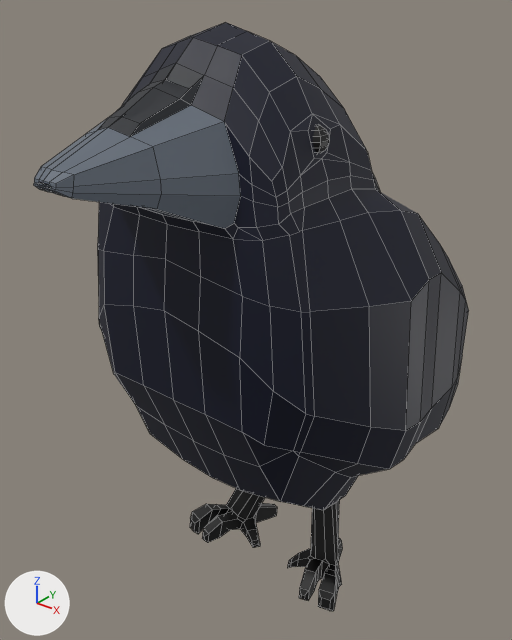
Two versions of the FBX model Gamelab 9LS- URP DA Game/Assets/Quarantine!/Models/Crow_Textured.fbx, one commit apart.
Before and after are seen from a 50 mm camera at (0.779, -3.514, 0.681) aimed at (-0.092, -2.426, 0.006). The axes (+X, +Y, +Z) are drawn at lower left. The lights are the same throughout. Mesh edges are drawn as thin lines. Where no turn or scale is listed for an object, it has been applied to the vertices.
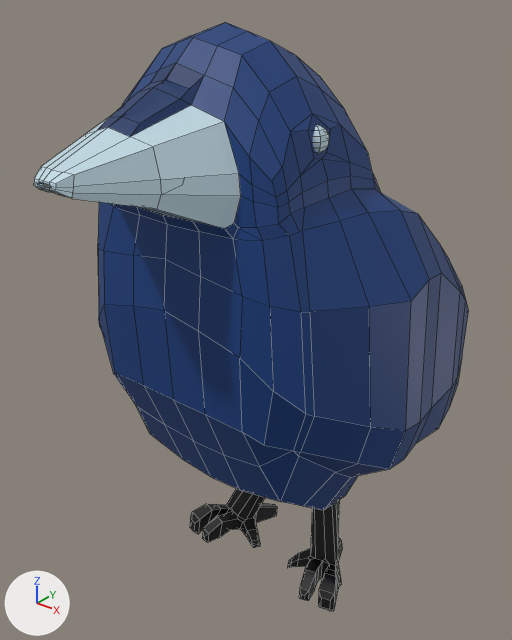
Pixel boxes (x1, y1, x2, y2) of what changed, in the pictures (512 x 640 px; the box of a moved part takes in the faces that stretch with it):
'Plane', recoloured, reshaped (black to blue)
    both: (34, 22, 469, 611)
part 1 of me_plane, moved or reshaped
    both: (153, 122, 241, 196)

Edits to the bpy script that builds the scene:
```text
Change mat_body:
    mat_body.base_color: (0.0, 0.00164, 0.0161) -> (0.00402, 0.0452, 0.202)  # black #000522 -> dark blue #0d3c7c
Change mat_beak:
    mat_beak.base_color: (0.123, 0.147, 0.183) -> (0.546, 0.716, 0.791)  # dark blue #626b77 -> white #c3dce6
Change mat_beakspot:
    mat_beakspot.base_color: (0.0132, 0.0157, 0.0212) -> (0.00308, 0.0299, 0.127)  # black #1e2228 -> dark blue #0a3064
Change mat_black:
    mat_black.base_color: (0.0, 0.0, 0.0) -> (0.546, 0.716, 0.791)  # black #000000 -> white #c3dce6
Change me_plane:
    where me_plane.from_pydata(...)  # 724 vertices, 685 faces; spans x -0.325..0.325, y -0.482..0.779, z -0.596..0.615
    used by ob_plane; location = (0.0, -2.498, 0.001)
    verts and faces of me_plane; kept vertices keep their numbers, new ones are numbered from 724
    before: 53 (0.104, -0.245, 0.495) at pixel (224, 121), 152 (0.069, -0.352, 0.473) at pixel (152, 146), 373 (0.14, -0.252, 0.395) at pixel (240, 196), 374 (0.135, -0.25, 0.426) at pixel (238, 173), 375 (0.085, -0.356, 0.431) at pixel (160, 179)
    before: 380 (0.087, -0.358, 0.411) at pixel (161, 194)
    me_plane part 1
    add delete_faces([(53, 152, 375, 374), (373, 374, 375, 380)])
    add verts[724] = (0.099, -0.325, 0.43)  # pixel (184, 177)
    add verts[725] = (0.099, -0.329, 0.421)  # pixel (182, 184)
    add faces += [(53, 152, 375, 724, 374), (373, 374, 724, 725, 380), (375, 380, 725, 724)]  # mat_beak (white #c3dce6)
```
